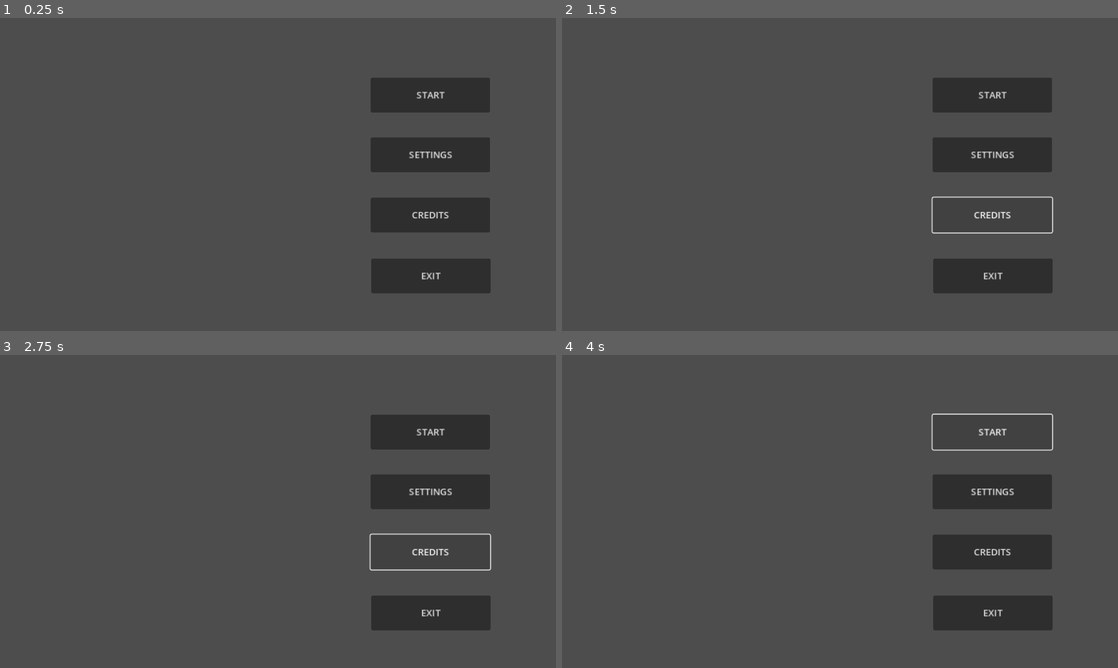
Above: before the commit, frames 1-4 (two rows, left to right).
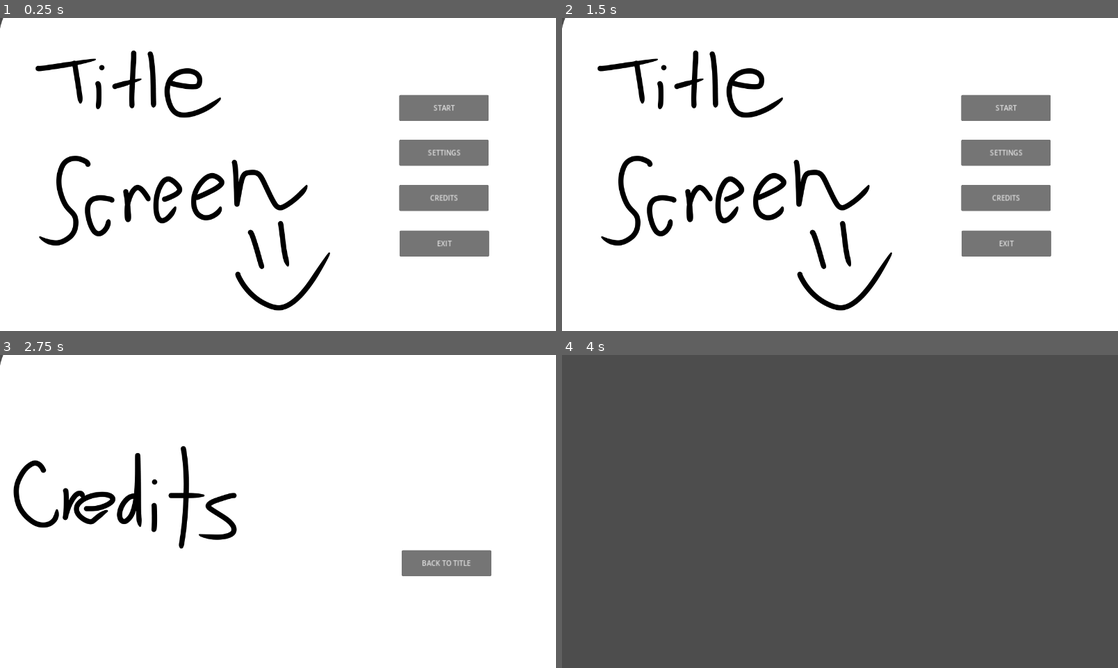
Above: after the commit, the same moments.

Repository: gracexuwt/gdc_jam
Game: Godot game, scene res://scenes/menus/title_screen.tscn
The game is run twice, just before and just after one commit, with the same random seed, the same clock (stepped at 60 frames per second) and the same inputs. Before the commit the project has no main scene; this scene is started directly in both runs.
Inputs (mouse positions are in pixels of both pictures, inside the frame that each line leads up to):
- Up to frame 1 (0.25 s): no input
- Up to frame 2 (1.5 s): click "SETTINGS" at 0.5 s; click (1006, 227) at 1.25 s, where only the run after the commit has a clickable "BACK TO TITLE"
- Up to frame 3 (2.75 s): click "CREDITS" at 2 s
- Up to frame 4 (4 s): click (1006, 564) at 2.75 s, where only the run after the commit has a clickable "BACK TO TITLE"; click "START" at 3.5 s

The runs differ from the first frame. In frame 1, 100% of the frame differs, in the area x 0-100%, y 0-100%; in frame 2, 100%; in frame 3, 100%; in frame 4, 7.2%.

Commit message:
Title screen added

Diff:
--- a/project.godot
+++ b/project.godot
@@ -11,11 +11,12 @@
 [application]
 
 config/name="2024 GDC Jam"
+run/main_scene="res://scenes/menus/title_screen.tscn"
 config/features=PackedStringArray("4.2", "Forward Plus")
 config/icon="res://icon.svg"
 
 [display]
 
-window/size/viewport_width=960
-window/size/viewport_height=540
+window/size/viewport_width=1280
+window/size/viewport_height=720
 window/stretch/mode="canvas_items"
--- /dev/null
+++ b/scenes/levels/tutorial.tscn
@@ -0,0 +1,9 @@
+[gd_scene format=3 uid="uid://m2h81o44fls0"]
+
+[node name="Tutorial" type="Control"]
+layout_mode = 3
+anchors_preset = 15
+anchor_right = 1.0
+anchor_bottom = 1.0
+grow_horizontal = 2
+grow_vertical = 2
--- /dev/null
+++ b/scenes/menus/credits.tscn
@@ -0,0 +1,30 @@
+[gd_scene load_steps=4 format=3 uid="uid://cfbwga7ge106r"]
+
+[ext_resource type="Script" path="res://scripts/menus/credits.gd" id="1_3cgq1"]
+[ext_resource type="Texture2D" uid="uid://cfe3cj41fenfc" path="res://assets/art/credits.png" id="1_80kk0"]
+[ext_resource type="Script" path="res://scripts/menus/title_screen.gd" id="3_yi46v"]
+
+[node name="Credits" type="Control"]
+layout_mode = 3
+anchors_preset = 15
+anchor_right = 1.0
+anchor_bottom = 1.0
+grow_horizontal = 2
+grow_vertical = 2
+script = ExtResource("1_3cgq1")
+
+[node name="Background" type="TextureRect" parent="."]
+layout_mode = 0
+offset_right = 1285.0
+offset_bottom = 724.0
+texture = ExtResource("1_80kk0")
+
+[node name="Back_button" type="Button" parent="."]
+offset_left = 925.0
+offset_top = 449.0
+offset_right = 1131.0
+offset_bottom = 509.0
+text = "BACK TO TITLE"
+script = ExtResource("3_yi46v")
+
+[connection signal="pressed" from="Back_button" to="." method="_on_back_button_pressed"]
--- /dev/null
+++ b/scenes/menus/settings.tscn
@@ -0,0 +1,29 @@
+[gd_scene load_steps=4 format=3 uid="uid://voo51btqp7f7"]
+
+[ext_resource type="Script" path="res://scripts/menus/settings.gd" id="1_jwmwe"]
+[ext_resource type="Texture2D" uid="uid://dpo2140d3ma85" path="res://assets/art/settings.png" id="1_ur34p"]
+[ext_resource type="Script" path="res://scripts/menus/title_screen.gd" id="3_1lg0c"]
+
+[node name="Settings" type="Control"]
+layout_mode = 3
+anchors_preset = 15
+anchor_right = 1.0
+anchor_bottom = 1.0
+grow_horizontal = 2
+grow_vertical = 2
+script = ExtResource("1_jwmwe")
+
+[node name="Background" type="TextureRect" parent="."]
+offset_right = 1285.0
+offset_bottom = 724.0
+texture = ExtResource("1_ur34p")
+
+[node name="Back_button" type="Button" parent="."]
+offset_left = 925.0
+offset_top = 449.0
+offset_right = 1131.0
+offset_bottom = 509.0
+text = "BACK TO TITLE"
+script = ExtResource("3_1lg0c")
+
+[connection signal="pressed" from="Back_button" to="." method="_on_back_button_pressed"]
--- a/scenes/menus/title_screen.gd
+++ /dev/null
@@ -1,8 +0,0 @@
-extends Node
-
-func _ready():
-	pass
-
-# Called every frame. 'delta' is the elapsed time since the previous frame.
-func _process(delta):
-	pass
--- a/scenes/menus/title_screen.tscn
+++ b/scenes/menus/title_screen.tscn
@@ -1,4 +1,7 @@
-[gd_scene format=3 uid="uid://c5lvmqynn4lye"]
+[gd_scene load_steps=3 format=3 uid="uid://c5lvmqynn4lye"]
+
+[ext_resource type="Script" path="res://scripts/menus/title_screen.gd" id="1_dwhtl"]
+[ext_resource type="Texture2D" uid="uid://d3rw6o5d4ue8q" path="res://assets/art/title_screen.png" id="2_b3ank"]
 
 [node name="TitleScreen" type="Control"]
 layout_mode = 3
@@ -7,32 +10,49 @@
 anchor_bottom = 1.0
 grow_horizontal = 2
 grow_vertical = 2
+script = ExtResource("1_dwhtl")
+
+[node name="Background" type="TextureRect" parent="."]
+layout_mode = 0
+offset_right = 1285.0
+offset_bottom = 724.0
+texture = ExtResource("2_b3ank")
 
 [node name="Start_button" type="Button" parent="."]
-offset_left = 640.0
-offset_top = 103.0
-offset_right = 846.0
-offset_bottom = 163.0
+layout_mode = 0
+offset_left = 919.0
+offset_top = 177.0
+offset_right = 1125.0
+offset_bottom = 237.0
 text = "START"
+script = ExtResource("1_dwhtl")
 
 [node name="Settings_button" type="Button" parent="."]
-offset_left = 640.0
-offset_top = 206.0
-offset_right = 846.0
-offset_bottom = 266.0
+layout_mode = 0
+offset_left = 919.0
+offset_top = 280.0
+offset_right = 1125.0
+offset_bottom = 340.0
 text = "SETTINGS"
 
 [node name="Credits_button" type="Button" parent="."]
-offset_left = 640.0
-offset_top = 310.0
-offset_right = 846.0
-offset_bottom = 370.0
+layout_mode = 0
+offset_left = 919.0
+offset_top = 384.0
+offset_right = 1125.0
+offset_bottom = 444.0
 text = "CREDITS"
 
 [node name="Exit_button" type="Button" parent="."]
-offset_left = 641.0
-offset_top = 415.0
-offset_right = 847.0
-offset_bottom = 475.0
+layout_mode = 0
+offset_left = 920.0
+offset_top = 489.0
+offset_right = 1126.0
+offset_bottom = 549.0
 text = "EXIT
 "
+
+[connection signal="pressed" from="Start_button" to="." method="_on_start_button_pressed"]
+[connection signal="pressed" from="Settings_button" to="." method="_on_settings_button_pressed"]
+[connection signal="pressed" from="Credits_button" to="." method="_on_credits_button_pressed"]
+[connection signal="pressed" from="Exit_button" to="." method="_on_exit_button_pressed"]
--- /dev/null
+++ b/scripts/menus/credits.gd
@@ -0,0 +1,6 @@
+extends Control
+
+
+func _on_back_button_pressed():
+	get_tree().change_scene_to_file("res://scenes/menus/title_screen.tscn")
+	pass
--- /dev/null
+++ b/scripts/menus/settings.gd
@@ -0,0 +1,5 @@
+extends Control
+
+func _on_back_button_pressed():
+	get_tree().change_scene_to_file("res://scenes/menus/title_screen.tscn")
+	pass
--- /dev/null
+++ b/scripts/menus/title_screen.gd
@@ -0,0 +1,28 @@
+extends Node
+
+func _ready():
+	pass
+
+# Called every frame. 'delta' is the elapsed time since the previous frame.
+func _process(delta):
+	pass
+
+
+func _on_start_button_pressed():
+	get_tree().change_scene_to_file("res://scenes/levels/tutorial.tscn")
+	pass
+
+
+func _on_settings_button_pressed():
+	get_tree().change_scene_to_file("res://scenes/menus/settings.tscn")
+	pass
+
+
+func _on_exit_button_pressed():
+	get_tree().quit()
+	pass
+
+
+func _on_credits_button_pressed():
+	get_tree().change_scene_to_file("res://scenes/menus/credits.tscn")
+	pass
Binary file added: assets/art/credits.png
Not shown, added: assets/art/credits.png.import
Binary file added: assets/art/settings.png
Not shown, added: assets/art/settings.png.import
Binary file added: assets/art/title_screen.png
Not shown, added: assets/art/title_screen.png.import
